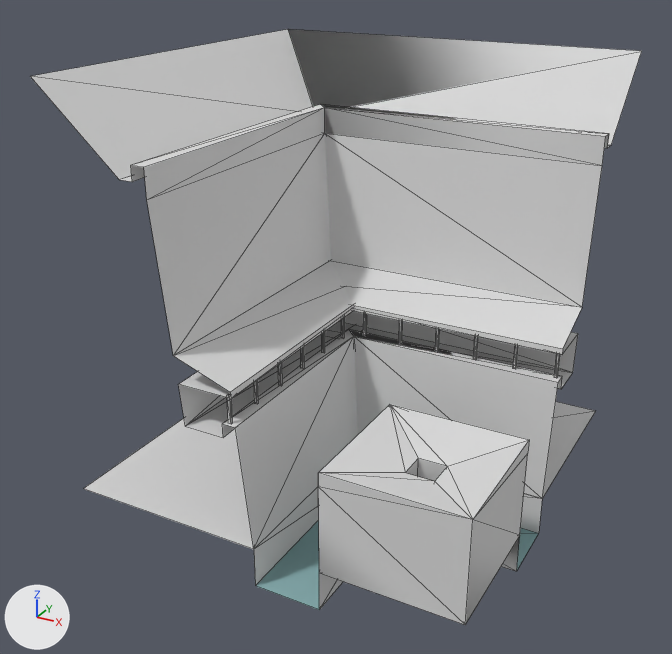
A saved change to the OBJ model assets/stl_export/cc2c.obj.
Camera for both pictures: a 50 mm lens placed at (29.3, -56.9, 38.4), pointed at (-1.0, -1.8, 10.9). Every picture has the same lights, and +X, +Y and +Z are marked at lower left. The picture after the commit comes second. Mesh edges are drawn as thin lines. Where no turn or scale is listed for an object, it has been applied to the vertices. Vertices at exactly the same position are counted once.

The older version as bpy lines, for what is in view:
```python
me_cc2c = bpy.data.meshes.new('cc2c')
me_cc2c.from_pydata(...)  # 181 vertices, 262 faces; spans x -15.0..15.0, y -15.0..15.0, z -3.0..29.6
# faces by material slot: [258, 4]
me_cc2c.materials.append(mat_default)  # light grey #dadada
me_cc2c.materials.append(mat_water)  # greyish cyan #88afb1
ob_cc2c = bpy.data.objects.new('cc2c', me_cc2c)
ob_cc2c.location = (0.0, 0.0, 0.0)
```
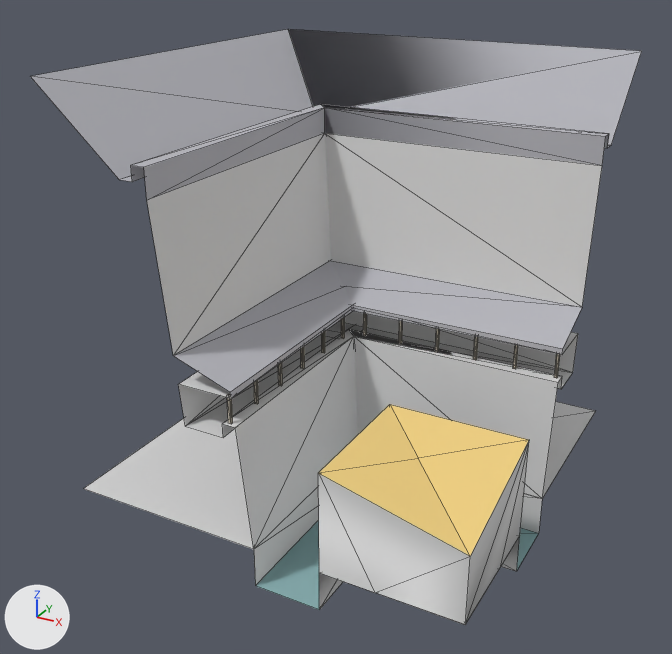
Where the change shows, as pixel boxes [x1, y1, x2, y2] in the pictures (672 x 654 px):
part 1 of me_cc2c, cut back
    both: [318, 404, 529, 625]
part 2 of me_cc2c, recoloured (light grey to grey)
    both: [30, 29, 642, 399]
part 3 of me_cc2c, recoloured
    both: [227, 313, 560, 424]

Diff of the bpy script that builds the scene:
```diff
--- a/assets/stl_export/cc2c.obj.py
+++ b/assets/stl_export/cc2c.obj.py
@@ mat_straw @@
+mat_straw = principled_material('straw')
+mat_straw.base_color = (0.569, 0.514, 0.42)  # light grey #c7bead
+mat_straw.roughness = 1.0
@@ mat_material @@
+mat_material = principled_material('Material')
+mat_material.base_color = (0.878, 0.639, 0.224)  # yellow #f1d182
+mat_material.roughness = 1.0
@@ mat_castleroof @@
+mat_castleroof = principled_material('castleRoof')
+mat_castleroof.base_color = (0.471, 0.471, 0.51)  # grey #b7b7bd
+mat_castleroof.roughness = 1.0
@@ me_cc2c @@
 # used by ob_cc2c; location = (0.0, 0.0, 0.0)
-me_cc2c.from_pydata(...)  # 181 vertices, 262 faces; spans x -15.0..15.0, y -15.0..15.0, z -3.0..29.6
+me_cc2c.from_pydata(...)  # 175 vertices, 244 faces; spans x -15.0..15.0, y -15.0..15.0, z -3.0..29.6
+# me_cc2c part 1
+# 9 vertices are removed from x 5.0..15.0, y -15.0..-5.0, z 0.0..7.5
+# 38 faces are deleted
+# 3 vertices are added at (9.0, -15.0, 0.0), (15.0, -9.0, 0.0), (15.0, -15.0, 5.0)
+# 16 new faces join them, mat_default (light grey #dadada)
+# 4 new faces join them, mat_material (yellow #f1d182)
+# me_cc2c part 2: 30 faces spanning x -15.0..15.0, y -15.0..15.0, z 11.0..29.6 switch from mat_default (light grey #dadada) to mat_castleroof (grey #b7b7bd)
+# me_cc2c part 3: 144 faces spanning x -1.7..14.7, y -14.7..1.7, z 9.0..11.0 switch from mat_default (light grey #dadada) to mat_straw (light grey #c7bead)
 me_cc2c.materials.append(mat_water)
+me_cc2c.materials.append(mat_material)  # yellow #f1d182
```
